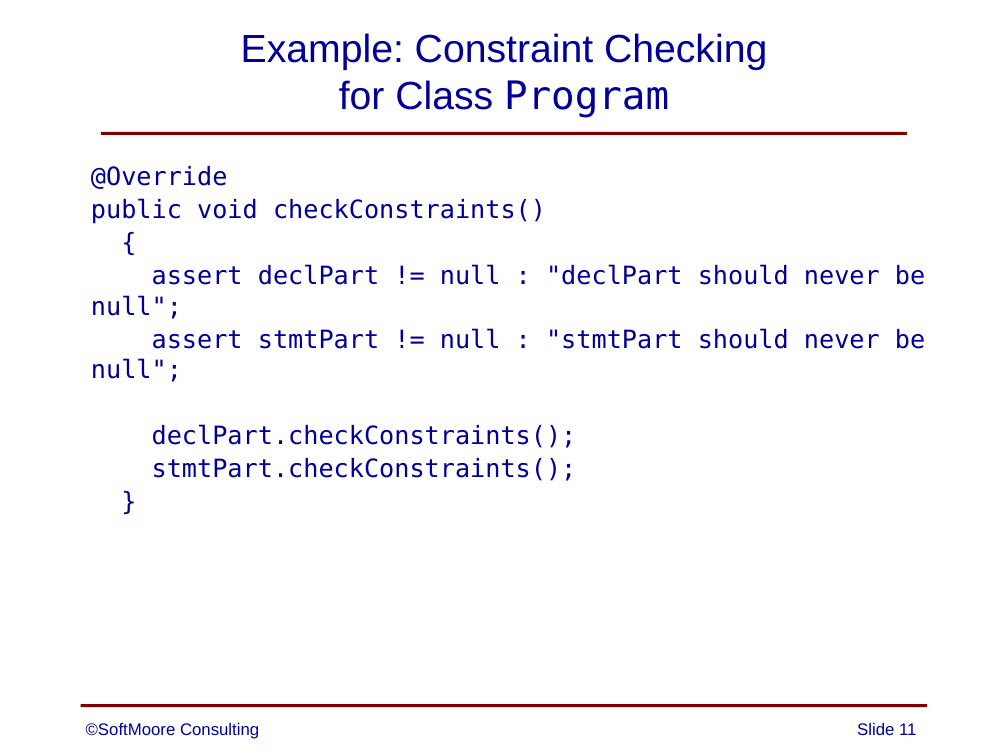
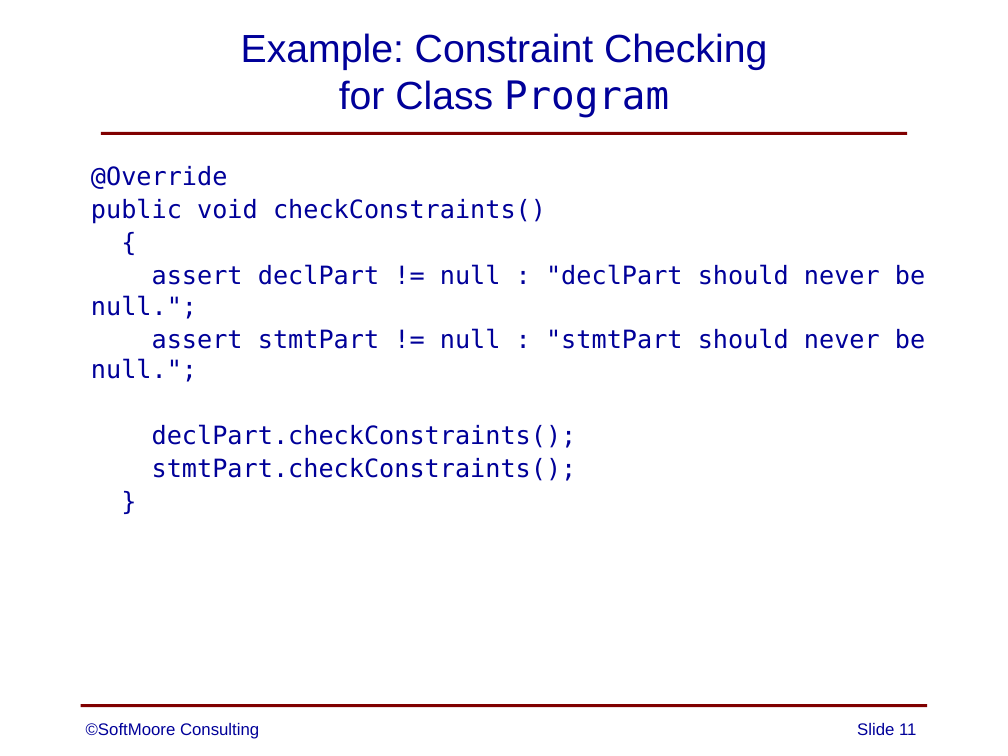
Before and after one commit to SoftMoore/CPRL, a slide deck: slide 11 of PowerPoint Slides/09 - Constraint Analysis.pptx. Drawn at 1008x756 pixels with LibreOffice and Linux fonts; fonts in the diff are those of the drawing. Boxes give left, top, right and bottom in pixels: in the first picture for what was removed or moved away, otherwise in the second. Text is boxed around its words. In the diff, an @@ line names an element or a change of style, - is before the commit and + after.

Commit message:
mInor changes to one PowerPoint slide

```diff
--- a/PowerPoint Slides/09 - Constraint Analysis.pptx
+++ b/PowerPoint Slides/09 - Constraint Analysis.pptx
@@ text at [91,264,925,382]: text changed @@
-  assert declPart != null : "declPart should never be null";
-  assert stmtPart != null : "stmtPart should never be null";
+  assert declPart != null : "declPart should never be null.";
+  assert stmtPart != null : "stmtPart should never be null.";
```
Also in this commit, not shown: 1 other file.
